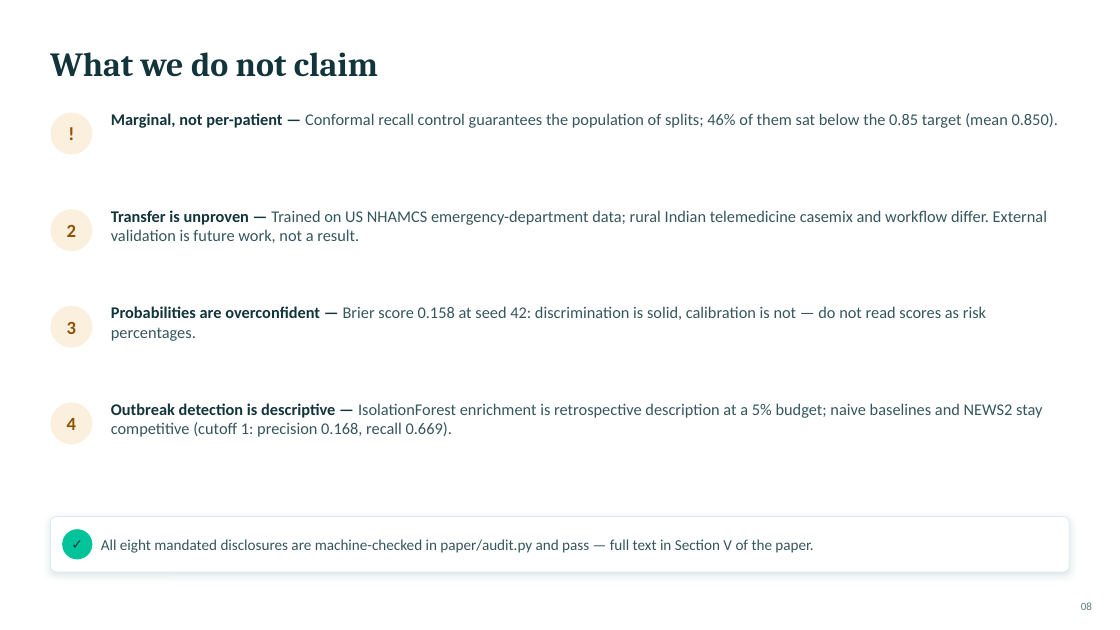
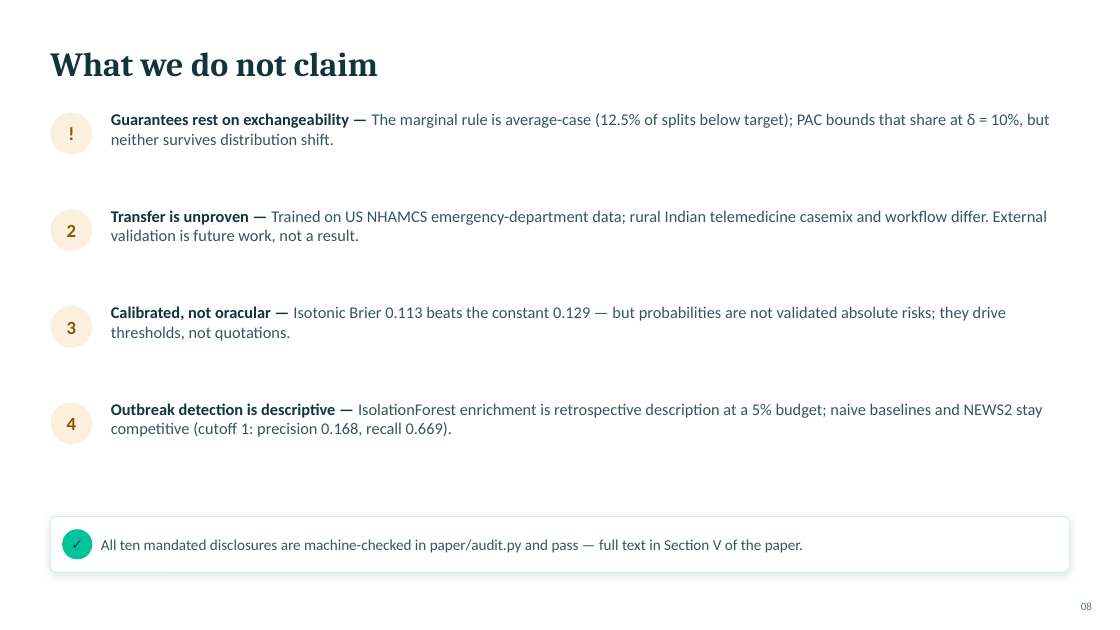
Before and after one commit to vaibhav7087/curago_paper_version, a slide deck: slide 8 of ppt/paper_presentation.pptx. Drawn at 1120x630 pixels with LibreOffice and Linux fonts; fonts in the diff are those of the drawing. Boxes give left, top, right and bottom in pixels: in the first picture for what was removed or moved away, otherwise in the second. Text is boxed around its words. In the diff, an @@ line names an element or a change of style, - is before the commit and + after.

Commit message:
paper: review scope T1-T3 - calibrated primary model + nested cross-fitted thresholds, PAC conformal guarantee, correctness/prose fixes; all artifacts regenerated, docs synced, self-score 98

```diff
--- a/ppt/paper_presentation.pptx
+++ b/ppt/paper_presentation.pptx
@@ text at box(111, 113, 1050, 145): text changed @@
-Marginal, not per-patient — Conformal recall control guarantees the population of splits; 46% of them sat below the 0.85 target (mean 0.850).
+Guarantees rest on exchangeability — The marginal rule is average-case (12.5% of splits below target); PAC bounds that share at δ = 10%, but neither survives distribution shift.
@@ text at box(111, 306, 1006, 341): text changed @@
-Probabilities are overconfident — Brier score 0.158 at seed 42: discrimination is solid, calibration is not — do not read scores as risk percentages.
+Calibrated, not oracular — Isotonic Brier 0.113 beats the constant 0.129 — but probabilities are not validated absolute risks; they drive thresholds, not quotations.
@@ text at box(101, 539, 803, 553): text changed @@
-All eight mandated disclosures are machine-checked in paper/audit.py and pass — full text in Section V of the paper.
+All ten mandated disclosures are machine-checked in paper/audit.py and pass — full text in Section V of the paper.
```
Also in this commit, not shown: 5 other slides changed, 56 other files.
